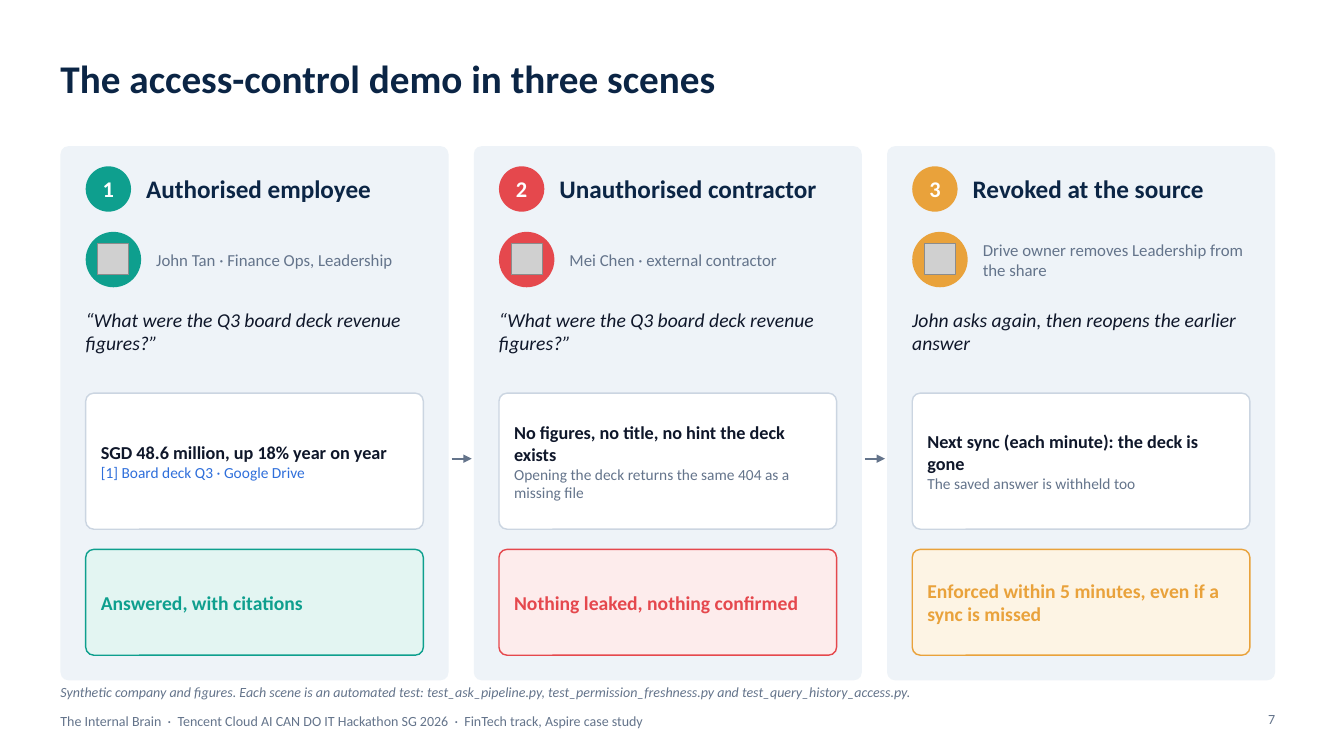
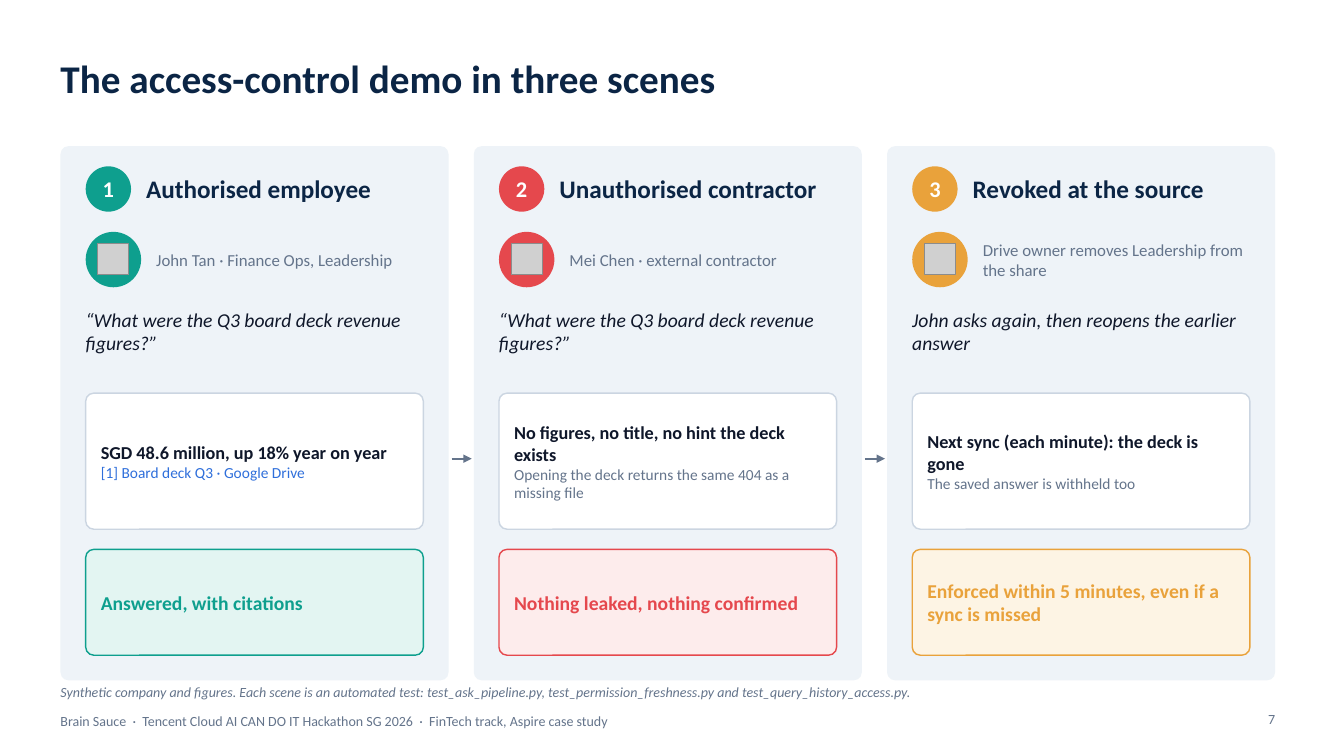
Before and after one commit to pavan2184/tencent-hack, a slide deck: slide 7 of docs/presentations/internal-brain-architecture-submission.pptx. Drawn at 1344x756 pixels with LibreOffice and Linux fonts; fonts in the diff are those of the drawing; grey boxes stand for pictures. Boxes give left, top, right and bottom in pixels: in the first picture for what was removed or moved away, otherwise in the second. Text is boxed around its words. In the diff, an @@ line names an element or a change of style, - is before the commit and + after.

```diff
--- a/docs/presentations/internal-brain-architecture-submission.pptx
+++ b/docs/presentations/internal-brain-architecture-submission.pptx
@@ text at [60,716,608,728]: text changed @@
-The Internal Brain · Tencent Cloud AI CAN DO IT Hackathon SG 2026 · FinTech track, Aspire case study
+Brain Sauce · Tencent Cloud AI CAN DO IT Hackathon SG 2026 · FinTech track, Aspire case study
```
Also in this commit, not shown: 12 other slides changed, 1 other file.
